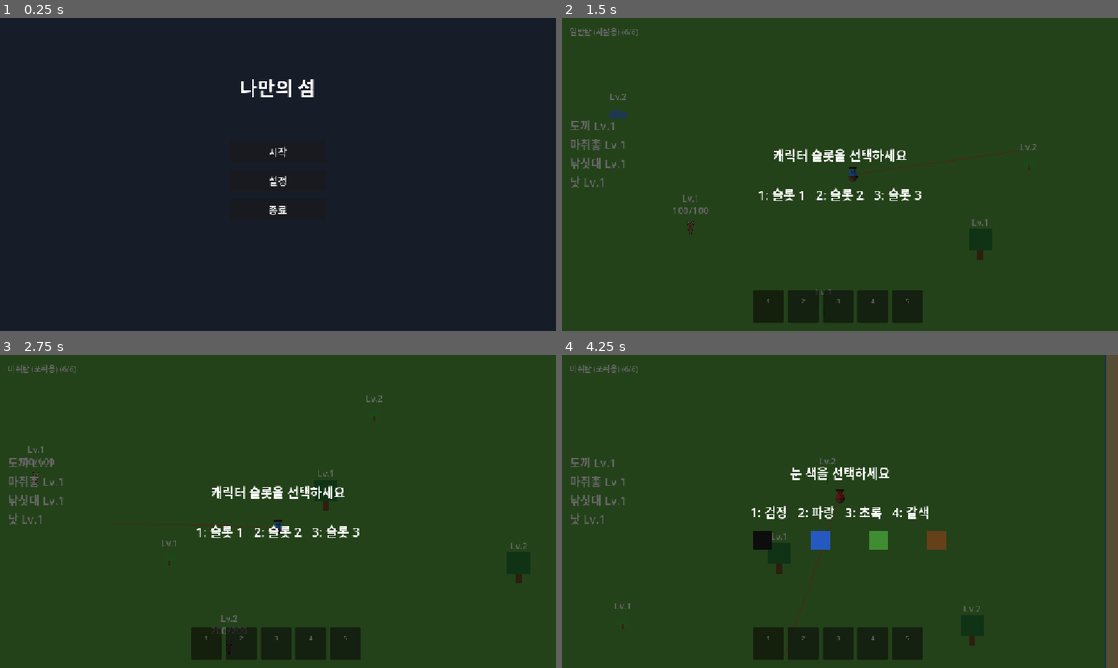
Above: before the commit, frames 1-4 (two rows, left to right).
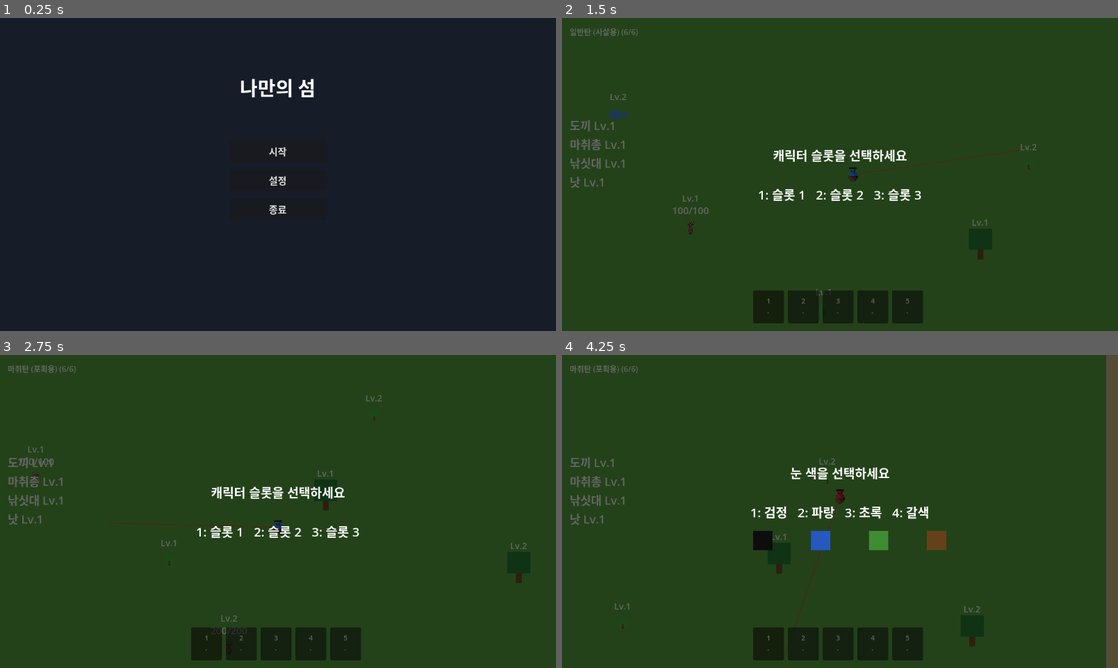
Above: after the commit, the same moments.

Repository: kimtuna/test_game
Game: Godot game, scene res://scenes/MainMenu.tscn
Two runs of this game, one before a commit and one after it. Both use one fixed random seed, a clock stepped at 60 frames per second and the inputs below.
Inputs (mouse positions are in pixels of both pictures, inside the frame that each line leads up to):
- Up to frame 1 (0.25 s): no input
- Up to frame 2 (1.5 s): click "시작" at 0.5 s; tap Enter at 1.25 s; move the mouse to (962, 158) at 1.27 s; hold D (move_right) from 1.28 s (still down); click (962, 158) at 1.35 s
- Up to frame 3 (2.75 s): tap Space at 1.52, 2.27 s; move the mouse to (166, 527) at 2.02 s; release D (move_right) at 2.03 s; hold S (move_down) from 2.03 s (still down); right-click (166, 527) at 2.1 s
- Up to frame 4 (4.25 s): move the mouse to (895, 442) at 2.77 s; release S (move_down) at 2.78 s; hold D (move_right) 2.78-3.53 s; tap 1 at 2.85 s; move the mouse to (812, 574) at 3.52 s; hold W (move_up) from 3.53 s (still down); tap 2 at 3.6 s; click (812, 574) at 3.67 s; tap Space at 3.77 s

The runs differ from the first frame. In frame 1, 0.4% of the frame differs, in the area x 43-57%, y 19-63%; in frame 2, 1.3%; in frame 3, 1.3%, in the area x 1-95%, y 3-98%; in frame 4, 1.3%.

Commit message:
feat: 설정 메뉴에 해상도 선택 UI + 런타임 창 크기 지정 (inbox #10 처리)
GameSettings 오토로드(scripts/game_settings.gd)를 추가해 800x450/1152x648/
1600x900/1920x1080 중 하나를 런타임에 get_window().size로 적용하고
user://settings.cfg에 저장한다. project.godot의 정적 window/size 설정에는
더 이상 의존하지 않는다 - 에디터가 동시에 열려있을 때 그 설정이 저장 중
지워지는 걸 관찰한 적이 있어서(status.md #70 근처), 실행 시 최종 해상도는
항상 코드가 결정하도록 했다. 메인 메뉴 설정 패널에 OptionButton을 추가해
목록을 고를 수 있게 했고, 해상도는 캐릭터 슬롯과 무관한 전역 디스플레이
설정이라 슬롯별 저장 대신 전역 설정 파일로 유지하기로 판단했다.

Diff:
--- a/project.godot
+++ b/project.godot
@@ -17,6 +17,7 @@
 [autoload]
 
 NetworkManager="*res://scripts/network_manager.gd"
+GameSettings="*res://scripts/game_settings.gd"
 
 [display]
 
@@ -62,6 +63,6 @@
 
 [rendering]
 
+textures/canvas_textures/default_texture_filter=0
 renderer/rendering_method="gl_compatibility"
 renderer/rendering_method.mobile="gl_compatibility"
-textures/canvas_textures/default_texture_filter=0
--- a/scenes/MainMenu.tscn
+++ b/scenes/MainMenu.tscn
@@ -69,6 +69,14 @@
 theme_override_font_sizes/font_size = 20
 text = "전체화면"
 
+[node name="ResolutionLabel" type="Label" parent="SettingsPanel"]
+theme_override_font_sizes/font_size = 16
+text = "해상도"
+
+[node name="ResolutionOption" type="OptionButton" parent="SettingsPanel"]
+custom_minimum_size = Vector2(0, 44)
+theme_override_font_sizes/font_size = 20
+
 [node name="BackButton" type="Button" parent="SettingsPanel"]
 custom_minimum_size = Vector2(0, 44)
 theme_override_font_sizes/font_size = 20
@@ -79,3 +87,4 @@
 [connection signal="pressed" from="MainPanel/QuitButton" to="." method="_on_quit_pressed"]
 [connection signal="pressed" from="SettingsPanel/BackButton" to="." method="_on_back_pressed"]
 [connection signal="toggled" from="SettingsPanel/FullscreenCheck" to="." method="_on_fullscreen_toggled"]
+[connection signal="item_selected" from="SettingsPanel/ResolutionOption" to="." method="_on_resolution_selected"]
--- /dev/null
+++ b/scripts/game_settings.gd
@@ -0,0 +1,49 @@
+extends Node
+
+# inbox.md #10: 창 크기를 project.godot의 정적 window/size 설정에 맡기지 않고
+# 런타임 코드로 지정한다 - 에디터가 프로젝트를 저장할 때 그 정적 설정을
+# 건드려 깨진 적이 있었기 때문에(status.md #70 이전 관찰), 실제 실행되는
+# 해상도는 항상 이 오토로드가 최종 결정하게 만든다.
+
+const RESOLUTIONS: Array[Vector2i] = [
+	Vector2i(800, 450),
+	Vector2i(1152, 648),
+	Vector2i(1600, 900),
+	Vector2i(1920, 1080),
+]
+const DEFAULT_RESOLUTION_INDEX := 1
+const SETTINGS_PATH := "user://settings.cfg"
+
+var resolution_index: int = DEFAULT_RESOLUTION_INDEX
+
+func _ready() -> void:
+	_load_settings()
+	_apply_window_size()
+
+func resolution_label(index: int) -> String:
+	var size: Vector2i = RESOLUTIONS[index]
+	return "%d x %d" % [size.x, size.y]
+
+func set_resolution(index: int) -> void:
+	if index < 0 or index >= RESOLUTIONS.size():
+		return
+	resolution_index = index
+	_apply_window_size()
+	_save_settings()
+
+func _apply_window_size() -> void:
+	if DisplayServer.get_name() == "headless":
+		return
+	get_window().size = RESOLUTIONS[resolution_index]
+
+func _load_settings() -> void:
+	var cfg := ConfigFile.new()
+	if cfg.load(SETTINGS_PATH) != OK:
+		return
+	var loaded: int = int(cfg.get_value("display", "resolution_index", DEFAULT_RESOLUTION_INDEX))
+	resolution_index = loaded if loaded >= 0 and loaded < RESOLUTIONS.size() else DEFAULT_RESOLUTION_INDEX
+
+func _save_settings() -> void:
+	var cfg := ConfigFile.new()
+	cfg.set_value("display", "resolution_index", resolution_index)
+	cfg.save(SETTINGS_PATH)
--- a/scripts/main_menu.gd
+++ b/scripts/main_menu.gd
@@ -9,6 +9,7 @@
 @onready var main_panel: VBoxContainer = $MainPanel
 @onready var settings_panel: VBoxContainer = $SettingsPanel
 @onready var fullscreen_check: CheckButton = $SettingsPanel/FullscreenCheck
+@onready var resolution_option: OptionButton = $SettingsPanel/ResolutionOption
 
 func _ready() -> void:
 	# 헤드리스 실행(DisplayServer가 실제 창을 갖지 않음)에서는 창 모드 조회/
@@ -17,6 +18,9 @@
 	# 안 된다.
 	if DisplayServer.get_name() != "headless":
 		fullscreen_check.button_pressed = DisplayServer.window_get_mode() == DisplayServer.WINDOW_MODE_FULLSCREEN
+	for i in range(GameSettings.RESOLUTIONS.size()):
+		resolution_option.add_item(GameSettings.resolution_label(i))
+	resolution_option.select(GameSettings.resolution_index)
 
 func _on_start_pressed() -> void:
 	get_tree().change_scene_to_file("res://scenes/Main.tscn")
@@ -36,3 +40,6 @@
 	if DisplayServer.get_name() == "headless":
 		return
 	DisplayServer.window_set_mode(DisplayServer.WINDOW_MODE_FULLSCREEN if pressed else DisplayServer.WINDOW_MODE_WINDOWED)
+
+func _on_resolution_selected(index: int) -> void:
+	GameSettings.set_resolution(index)
--- a/tests/mainmenu_headless_test.gd
+++ b/tests/mainmenu_headless_test.gd
@@ -21,6 +21,8 @@
 	var main_panel: Control = main_menu.get_node("MainPanel")
 	var settings_panel: Control = main_menu.get_node("SettingsPanel")
 	var fullscreen_check: CheckButton = main_menu.get_node("SettingsPanel/FullscreenCheck")
+	var resolution_option: OptionButton = main_menu.get_node("SettingsPanel/ResolutionOption")
+	var game_settings: Node = root.get_node("GameSettings")
 
 	var ok := true
 
@@ -29,6 +31,22 @@
 		ok = false
 	if fullscreen_check.button_pressed:
 		push_error("FAIL: 헤드리스 환경인데 전체화면 체크가 초기부터 켜져 있음")
+		ok = false
+	if resolution_option.item_count != game_settings.RESOLUTIONS.size():
+		push_error("FAIL: 해상도 옵션 목록이 game_settings.RESOLUTIONS와 개수가 다름 (%d != %d)" % [resolution_option.item_count, game_settings.RESOLUTIONS.size()])
+		ok = false
+	if resolution_option.selected != game_settings.resolution_index:
+		push_error("FAIL: 해상도 드롭다운의 초기 선택이 game_settings.resolution_index와 다름")
+		ok = false
+
+	# 해상도를 바꾸면(마지막 항목 선택) 헤드리스에서도 에러 없이 처리되고,
+	# game_settings.resolution_index가 실제로 갱신되는지 확인한다.
+	var last_index: int = game_settings.RESOLUTIONS.size() - 1
+	resolution_option.select(last_index)
+	resolution_option.emit_signal("item_selected", last_index)
+	await process_frame
+	if game_settings.resolution_index != last_index:
+		push_error("FAIL: 해상도 선택 후 game_settings.resolution_index가 갱신되지 않음")
 		ok = false
 
 	main_menu.get_node("MainPanel/SettingsButton").emit_signal("pressed")
